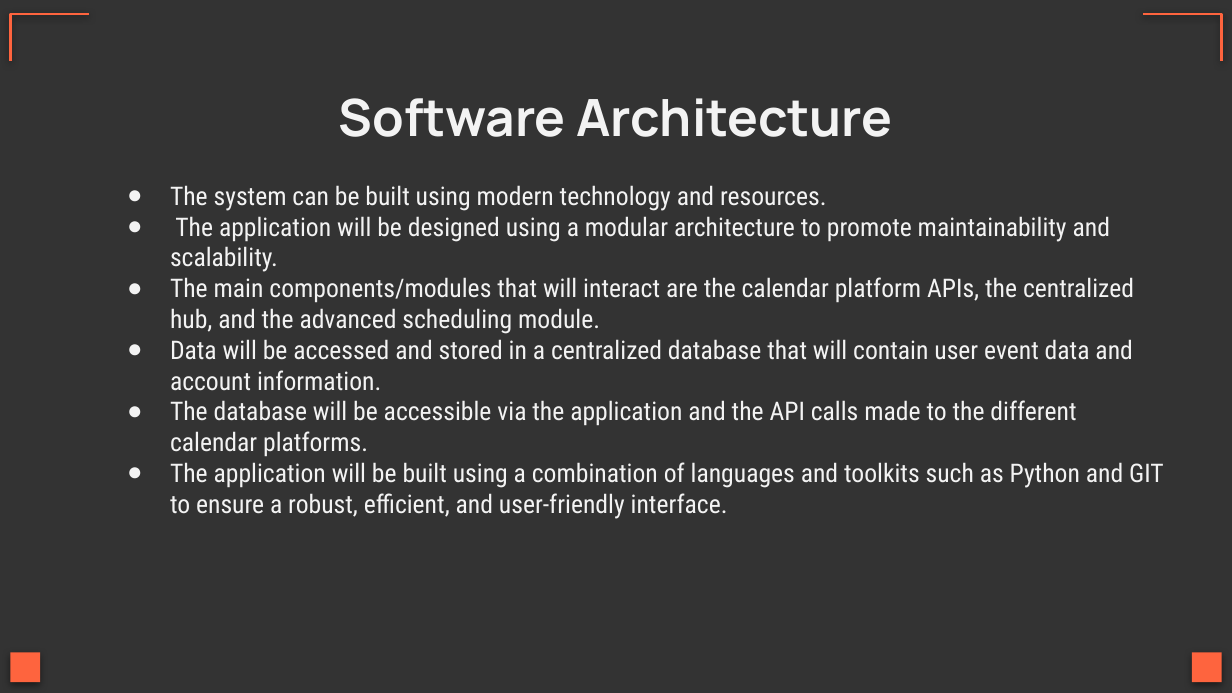
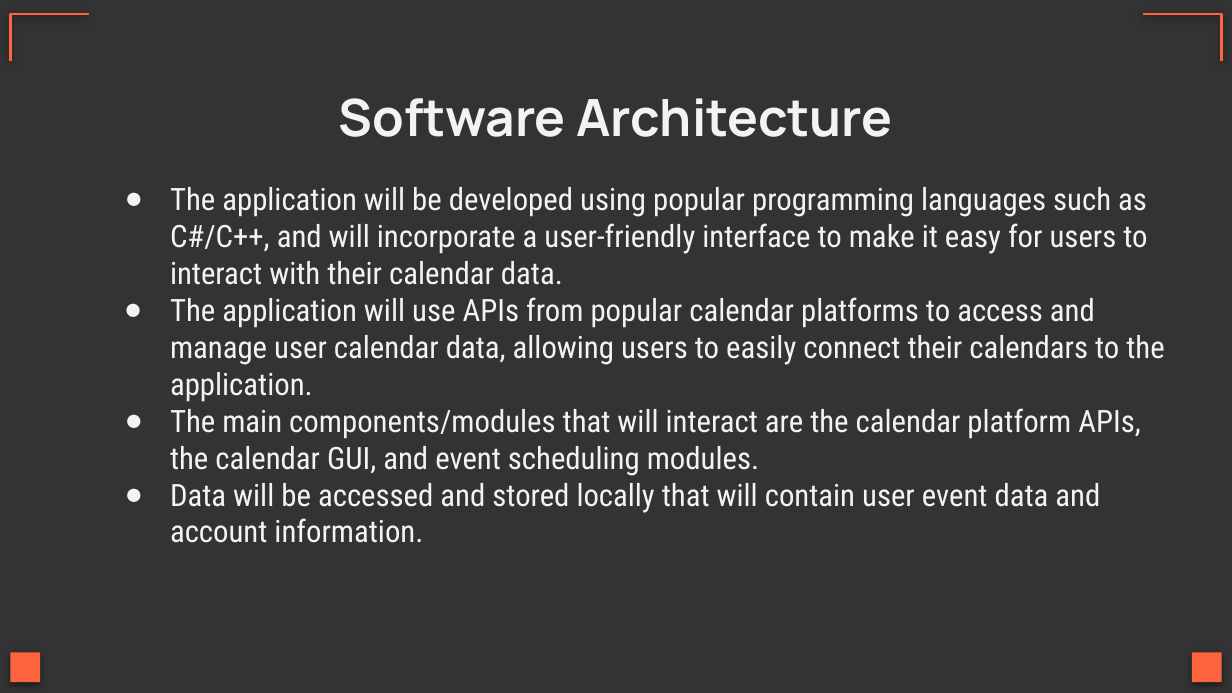
Before and after one commit to Prasana-sys/team-project-moncef, a slide deck: slide 3 of MonCal Intro Presentation.pptx. Drawn at 1232x693 pixels with LibreOffice and Linux fonts; fonts in the diff are those of the drawing. Boxes give left, top, right and bottom in pixels: in the first picture for what was removed or moved away, otherwise in the second. Text is boxed around its words. In the diff, an @@ line names an element or a change of style, - is before the commit and + after.

Commit message:
Updated presentation

```diff
--- a/MonCal Intro Presentation.pptx
+++ b/MonCal Intro Presentation.pptx
@@ text at bbox=[170, 187, 1164, 543]: text changed; size 15 to 18 pt @@
-● The system can be built using modern technology and resources.
-● The application will be designed using a modular architecture to promote maintainability and scalability.
-● The main components/modules that will interact are the calendar platform APIs, the centralized hub, and the advanced scheduling module.
-● Data will be accessed and stored in a centralized database that will contain user event data and account information.
-● The database will be accessible via the application and the API calls made to the different calendar platforms.
-● The application will be built using a combination of languages and toolkits such as Python and GIT to ensure a robust, efficient, and user-friendly interface.
+● The application will be developed using popular programming languages such as C#/C++, and will incorporate a user-friendly interface to make it easy for users to interact with their calendar data.
+● The application will use APIs from popular calendar platforms to access and manage user calendar data, allowing users to easily connect their calendars to the application.
+● The main components/modules that will interact are the calendar platform APIs, the calendar GUI, and event scheduling modules.
+● Data will be accessed and stored locally that will contain user event data and account information.
```
Also in this commit, not shown: 2 other slides changed.
